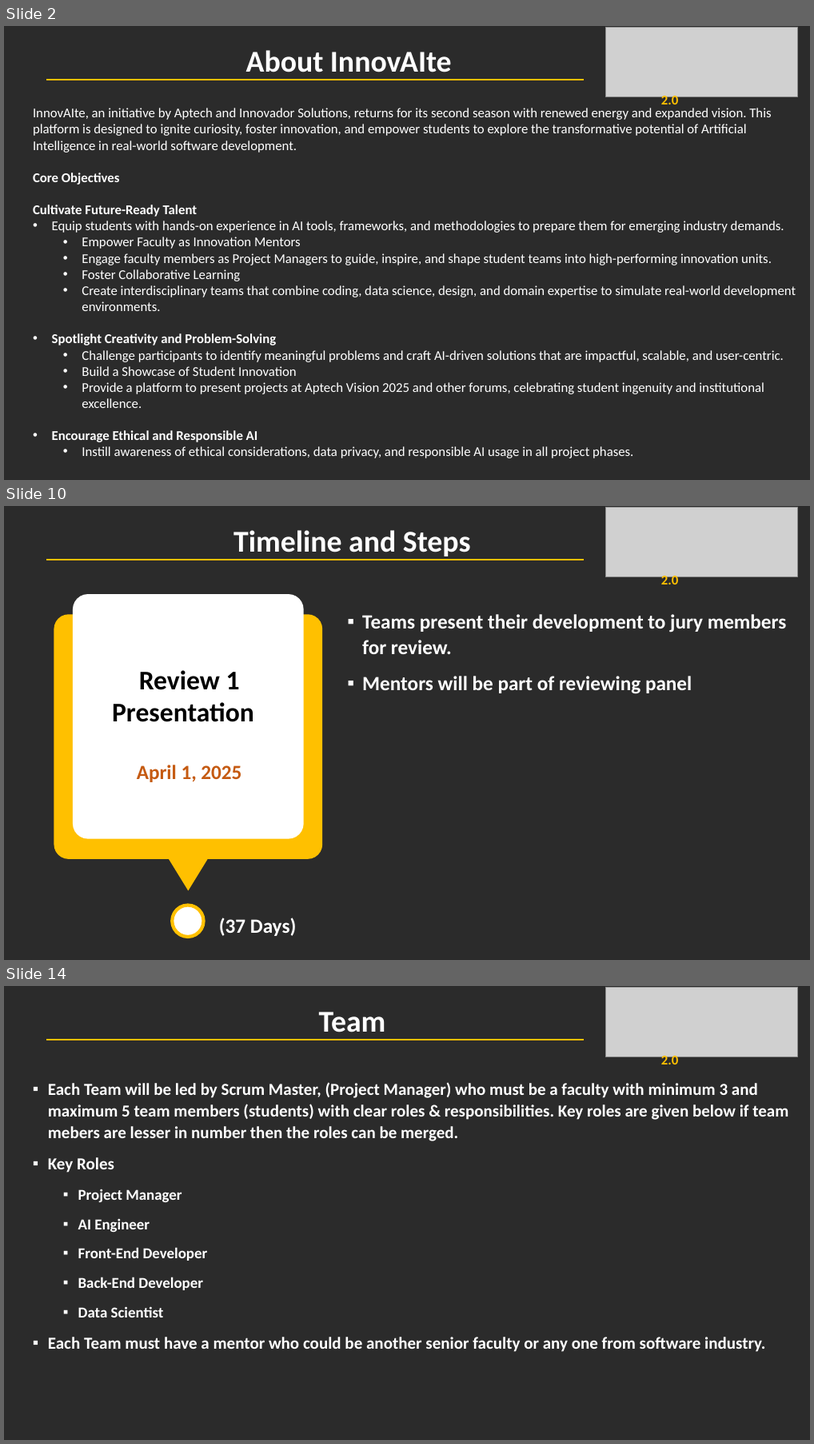
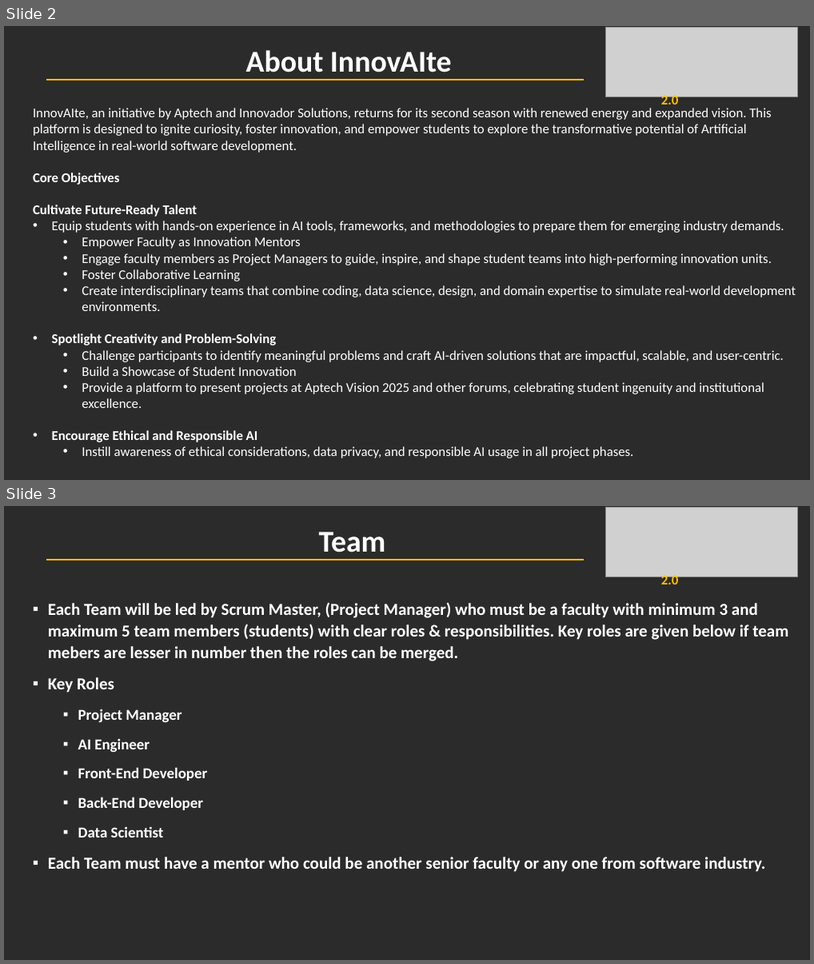
Before and after one commit to ARassignments/AI-Web, a slide deck: assets/InnovAIte Season 2.pptx. Shown one above the other, each under a label of ours: slides 2, 10 and 14 before the commit, slides 2 and 3 after it; the slides between them are not shown. The pictures are 814x1444 and 814x964 pixels, drawn with LibreOffice and Linux fonts; fonts in the diff are those of the drawing; grey boxes stand for pictures; background and template pictures are left out; a plain dark background stands for a picture behind light text. Boxes give left, top, right and bottom in pixels: in the first picture for what was removed or moved away, otherwise in the second. Text is boxed around its words. In the diff, an @@ line names an element or a change of style, - is before the commit and + after.

```diff
--- a/assets/InnovAIte Season 2.pptx
+++ b/assets/InnovAIte Season 2.pptx
@@ slide 10 removed at <box>4,506,810,960</box>, background picture (left out) @@
@@ picture removed at <box>606,508,798,576</box> @@
@@ subtitle removed at <box>234,530,471,556</box> @@
-Timeline and Steps
@@ line removed from (47, 560) to (584, 560) @@
@@ text removed at <box>662,574,678,584</box> @@
-2.0
@@ text removed at <box>362,614,787,694</box> @@
-▪ Teams present their development to jury members for review.
-▪ Mentors will be part of reviewing panel
@@ text removed at <box>137,670,260,782</box> @@
-Review 1 Presentation
-April 1, 2025
@@ group removed at <box>54,594,323,890</box>: 2 rounded rectangles, 2 texts, 1 triangle @@
-2021
-Simple Portfolio Presentation
@@ ellipse removed at <box>172,904,204,936</box> @@
@@ text removed at <box>219,917,297,936</box> @@
-(37 Days)
@@ what was slide 14 is now slide 3 @@
```
Also in this commit, not shown: 29 other slides removed.
